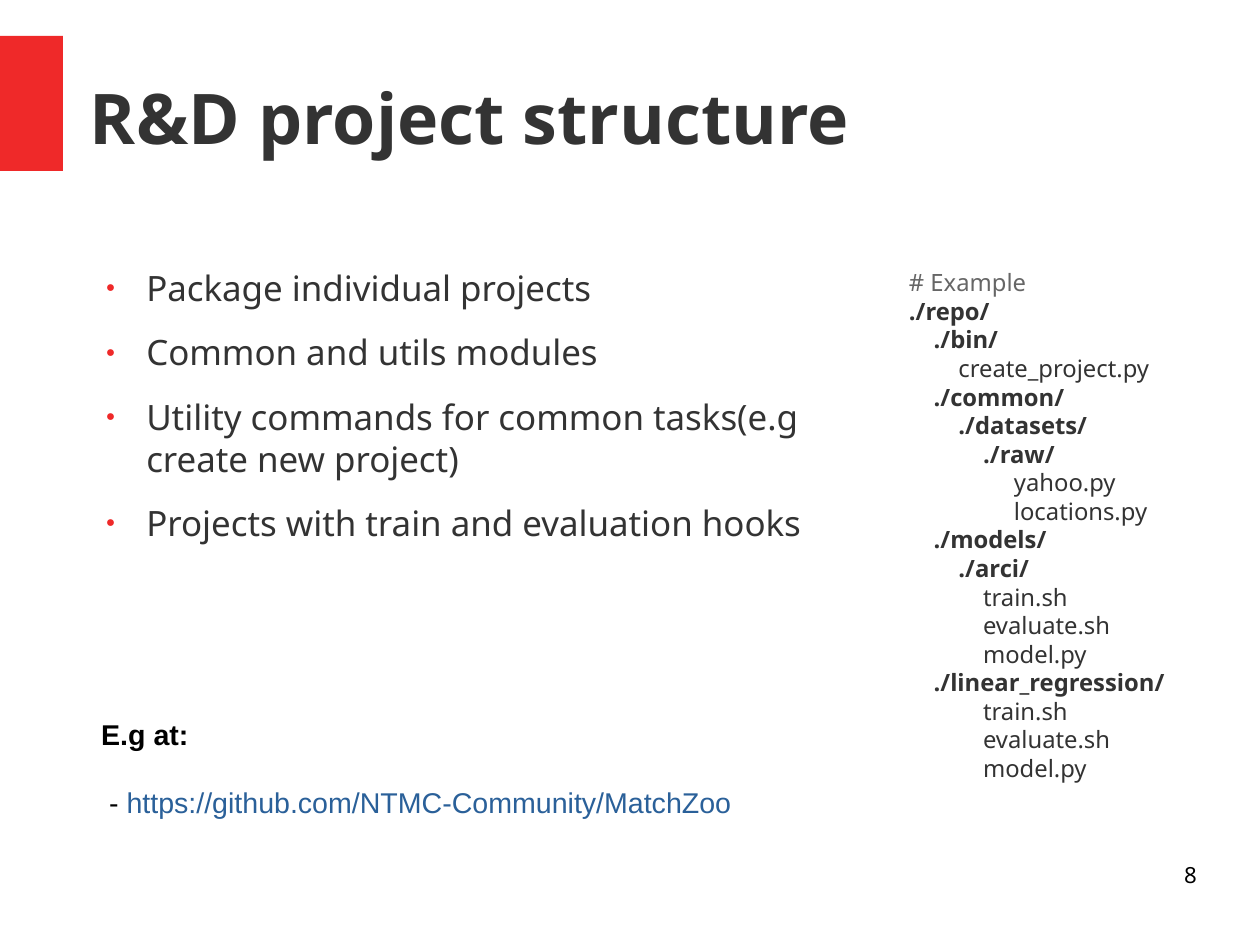
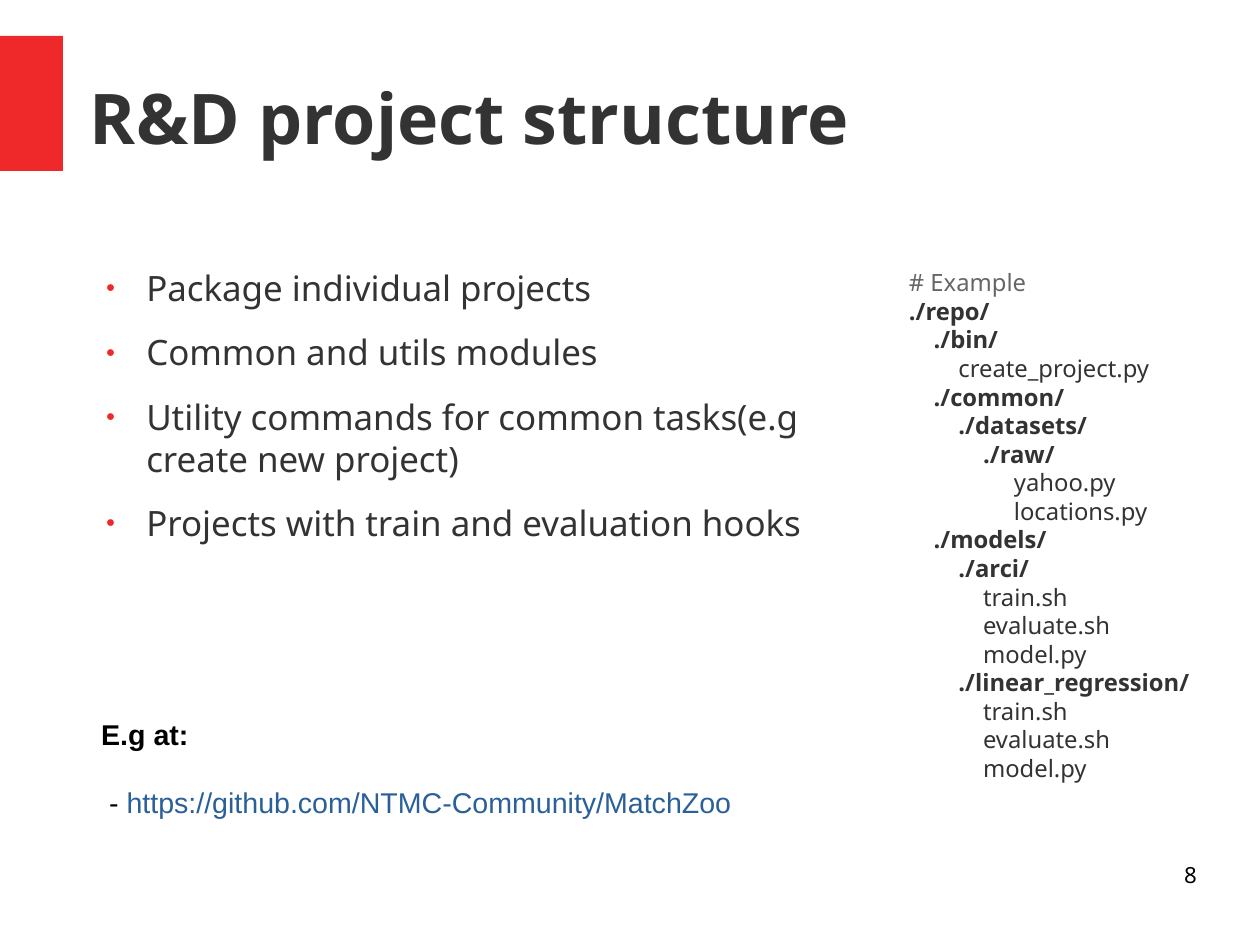
Before and after one commit to andrefsp/models-to-production, a slide deck: slide 8 of models-to-production.odp. Drawn at 1260x945 pixels with LibreOffice and Linux fonts; fonts in the diff are those of the drawing. Boxes give left, top, right and bottom in pixels: in the first picture for what was removed or moved away, otherwise in the second. Text is boxed around its words. In the diff, an @@ line names an element or a change of style, - is before the commit and + after.

Commit message:
Linear regression add example with plotting

```diff
--- a/models-to-production.odp
+++ b/models-to-production.odp
@@ text "# Example ./repo/ ./bin/ create_project.py ..." rewrapped from bbox=[909, 273, 1165, 783] to bbox=[909, 273, 1189, 783] @@
```
Also in this commit, not shown: 7 other slides changed, 2 slides added, 2 other files.
